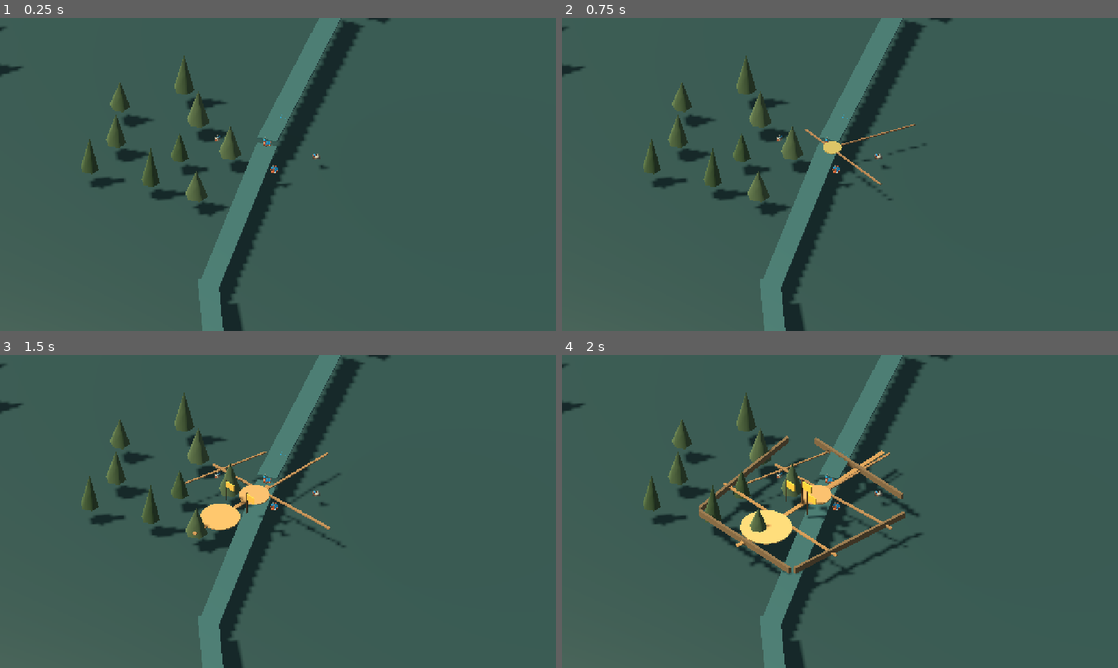
Above: before the commit, frames 1-4 (two rows, left to right).
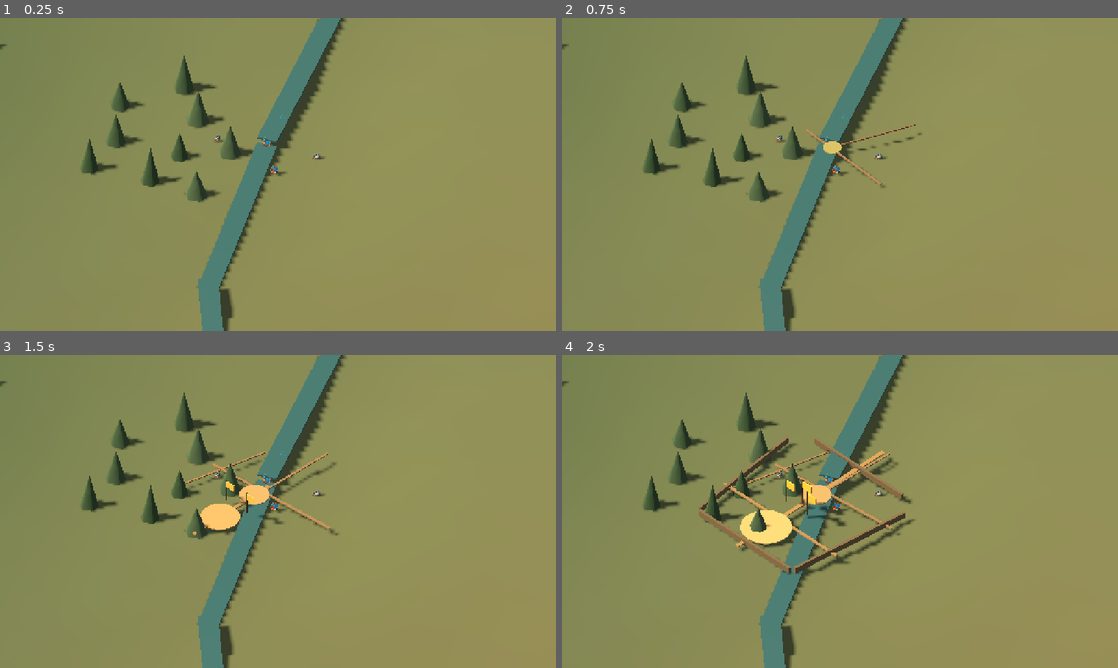
Above: after the commit, the same moments.

Repository: tomat60/pixel-nations
Game: Godot game, scene res://scenes/aurelian/world_scale_regional_terrain_v2.tscn
Same seed, same stepped clock (60 frames per second), same inputs: the game is played once before the commit and once after it. This scene is started directly instead of the project's main scene.
Inputs (mouse positions are in pixels of both pictures, inside the frame that each line leads up to):
- Up to frame 1 (0.25 s): no input
- Up to frame 2 (0.75 s): tap Enter (ui_accept) at 0.5 s; move the mouse to (962, 158) at 0.52 s; hold Right (ui_right) from 0.53 s (still down); click (962, 158) at 0.67 s
- Up to frame 3 (1.5 s): tap Enter (ui_accept) at 0.77, 1.25 s; move the mouse to (166, 527) at 1.27 s; release Right (ui_right) at 1.28 s; hold Down (ui_down) from 1.28 s (still down)
- Up to frame 4 (2 s): keep holding Down (ui_down); tap Enter (ui_accept) at 1.52 s

The runs differ from the first frame. In frame 1, 94% of the frame differs, in the area x 0-100%, y 0-100%; in frame 2, 94%; in frame 3, 93%; in frame 4, 91%.

Commit message:
fix: render regional heightfield two-sided

Diff:
--- a/game/scenes/aurelian/world_scale_regional_terrain_v2.gd
+++ b/game/scenes/aurelian/world_scale_regional_terrain_v2.gd
@@ -30,8 +30,6 @@
 	if basin == null:
 		return null
 
-	# The accepted Empire World overlay is a local-scale information layer. It is
-	# intentionally suppressed in the regional abstraction.
 	var inherited_overlay := parent.get_node_or_null("FullProgressionVisualGrammarV2GateB_empire_world")
 	if inherited_overlay != null:
 		inherited_overlay.visible = false
@@ -46,8 +44,6 @@
 	_build_regional_aurelian(basin, regional_root)
 	_build_regional_anchors(basin, regional_root)
 
-	# The full local GLB is only a source library here. Regional Aurelian is a
-	# deliberately simplified landmark cluster built from selected accepted assets.
 	basin.visible = false
 	return basin
 
@@ -79,19 +75,15 @@
 func _build_continuous_terrain(root: Node3D) -> void:
 	var surface := SurfaceTool.new()
 	surface.begin(Mesh.PRIMITIVE_TRIANGLES)
-
 	for row in range(TERRAIN_RESOLUTION - 1):
 		for col in range(TERRAIN_RESOLUTION - 1):
 			var p00 := _terrain_vertex(col, row)
 			var p10 := _terrain_vertex(col + 1, row)
 			var p01 := _terrain_vertex(col, row + 1)
 			var p11 := _terrain_vertex(col + 1, row + 1)
-
-			# Winding is explicit so the terrain faces upward in Godot coordinates.
 			_add_colored_vertex(surface, p00)
 			_add_colored_vertex(surface, p01)
 			_add_colored_vertex(surface, p10)
-
 			_add_colored_vertex(surface, p10)
 			_add_colored_vertex(surface, p01)
 			_add_colored_vertex(surface, p11)
@@ -102,6 +94,7 @@
 	terrain.mesh = surface.commit()
 	var material := StandardMaterial3D.new()
 	material.vertex_color_use_as_albedo = true
+	material.cull_mode = BaseMaterial3D.CULL_DISABLED
 	material.roughness = 0.98
 	material.metallic = 0.0
 	terrain.material_override = material
@@ -113,10 +106,7 @@
 	var x := lerpf(-TERRAIN_HALF_X, TERRAIN_HALF_X, u)
 	var z := lerpf(-TERRAIN_HALF_Z, TERRAIN_HALF_Z, v)
 	var height := _terrain_height(x, z)
-	return {
-		"position": Vector3(x, height, z),
-		"color": _terrain_color(x, z, height),
-	}
+	return {"position": Vector3(x, height, z), "color": _terrain_color(x, z, height)}
 
 func _add_colored_vertex(surface: SurfaceTool, data: Dictionary) -> void:
 	surface.set_color(data["color"])
@@ -125,23 +115,15 @@
 func _terrain_height(x: float, z: float) -> float:
 	var height := 1.08
 	height += 0.10 * sin(x * 0.31) + 0.08 * cos(z * 0.27) + 0.05 * sin((x + z) * 0.19)
-
-	# Physical regional structure: a home basin, two mountain systems, marsh
-	# lowlands and a coastal inlet. These are geography, not UI regions.
 	height -= 0.48 * _gaussian(x, z, AURELIAN_CENTER.x, AURELIAN_CENTER.y, 7.0)
 	height += 2.85 * _gaussian(x, z, -16.0, -12.0, 6.2)
 	height += 2.15 * _gaussian(x, z, 17.0, -10.5, 6.5)
 	height += 1.05 * _gaussian(x, z, 11.5, 16.5, 5.0)
 	height -= 0.42 * _gaussian(x, z, -11.0, 17.0, 5.8)
 	height -= 1.25 * _gaussian(x, z, 28.0, 6.0, 7.5)
-
-	# A winding river valley runs from Stormcap through the basin to the east coast.
 	var river_center_x := -2.0 + z * 0.20 + sin(z * 0.24) * 1.8
 	var river_distance: float = absf(x - river_center_x)
 	height -= exp(-river_distance * river_distance / 2.2) * 0.34
-
-	# Sink only the outer rim below sea level. The rectangular mesh itself extends
-	# past the visible coastline, so the player reads a coast rather than a board edge.
 	var edge := maxf(abs(x) / TERRAIN_HALF_X, abs(z) / TERRAIN_HALF_Z)
 	var coast_sink := smoothstep(0.72, 1.0, edge)
 	height -= coast_sink * coast_sink * 2.75
@@ -153,7 +135,6 @@
 	var marsh := _gaussian(x, z, -11.0, 17.0, 6.0)
 	var dry_east := _gaussian(x, z, 17.0, 4.0, 9.0)
 	var home_green := _gaussian(x, z, AURELIAN_CENTER.x, AURELIAN_CENTER.y, 8.0)
-
 	color = color.lerp(Color("#405b48"), clampf(pine * 0.72, 0.0, 0.72))
 	color = color.lerp(Color("#53685a"), clampf(marsh * 0.62, 0.0, 0.62))
 	color = color.lerp(Color("#82765a"), clampf(dry_east * 0.45, 0.0, 0.45))
@@ -170,11 +151,7 @@
 	return exp(-(dx * dx + dz * dz) / (2.0 * sigma * sigma))
 
 func _build_river(root: Node3D) -> void:
-	var points: Array[Vector2] = [
-		Vector2(-13.0, -16.0), Vector2(-9.0, -10.0), Vector2(-6.0, -4.0),
-		Vector2(-3.0, 2.0), Vector2(0.5, 8.0), Vector2(5.0, 12.0),
-		Vector2(11.0, 10.0), Vector2(17.0, 7.5), Vector2(24.5, 6.0)
-	]
+	var points: Array[Vector2] = [Vector2(-13.0, -16.0), Vector2(-9.0, -10.0), Vector2(-6.0, -4.0), Vector2(-3.0, 2.0), Vector2(0.5, 8.0), Vector2(5.0, 12.0), Vector2(11.0, 10.0), Vector2(17.0, 7.5), Vector2(24.5, 6.0)]
 	for index in range(points.size() - 1):
 		_add_river_segment(root, "RegionalRiver_%02d" % index, points[index], points[index + 1], 0.62 if index < 5 else 0.82)
 
@@ -212,16 +189,11 @@
 		var point: Vector2 = anchor["point"]
 		var kind := String(anchor["kind"])
 		match kind:
-			"forest":
-				_add_tree_cluster(root, "PinewatchForest", point, 28, 5.5, Color("#355344"))
-			"highland":
-				_add_rock_cluster(root, "%sRelief" % anchor["name"], point, 6, 3.8)
-			"marsh":
-				_add_marsh_cluster(root, "SouthfenWetlands", point)
-			"ruins":
-				_add_rock_cluster(root, "OldCrownRuins", point, 4, 2.1)
-			"coast":
-				_add_rock_cluster(root, "SaltmereCliffs", point + Vector2(1.3,-1.0), 4, 2.4)
+			"forest": _add_tree_cluster(root, "PinewatchForest", point, 28, 5.5, Color("#355344"))
+			"highland": _add_rock_cluster(root, "%sRelief" % anchor["name"], point, 6, 3.8)
+			"marsh": _add_marsh_cluster(root, "SouthfenWetlands", point)
+			"ruins": _add_rock_cluster(root, "OldCrownRuins", point, 4, 2.1)
+			"coast": _add_rock_cluster(root, "SaltmereCliffs", point + Vector2(1.3,-1.0), 4, 2.4)
 		_duplicate_landmark(basin, root, String(anchor["source"]), "RegionalAnchor_%s" % anchor["name"], point, 0.25 if kind != "highland" else 0.30, float(index * 23 - 34))
 
 func _duplicate_landmark(basin: Node3D, root: Node3D, source_name: String, node_name: String, point: Vector2, scale_factor: float, rotation_y: float) -> void:
